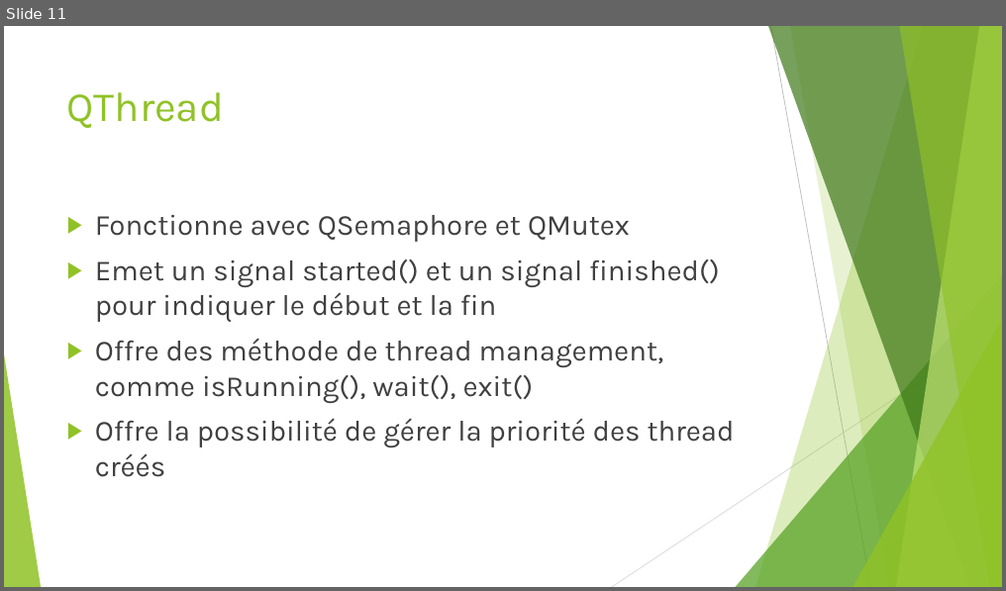
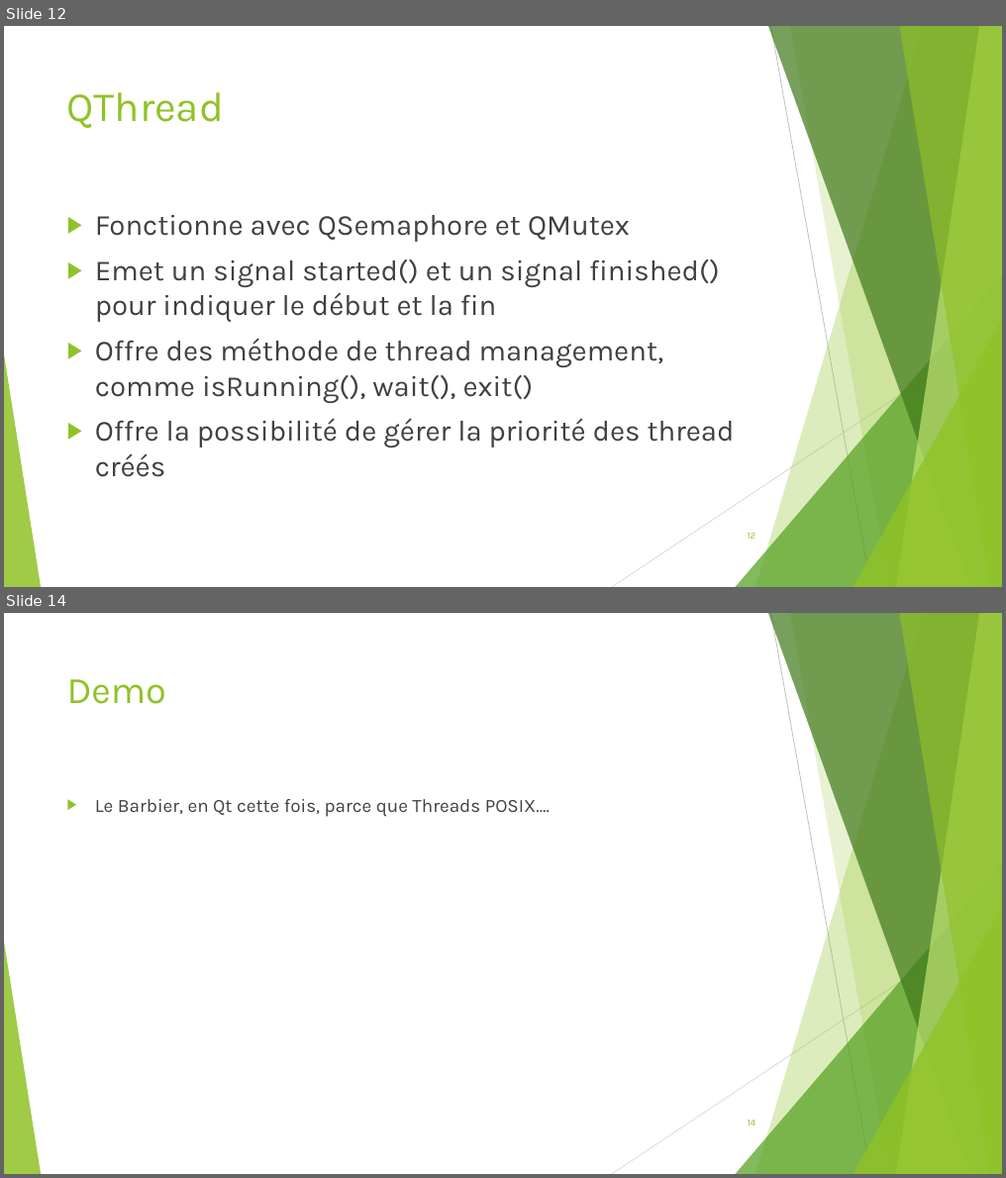
Before and after one commit to Drakesinger/QtConcurrent-Barber, a slide deck: presentation/QThread & QtConcurrent.pptx. Shown one above the other, each under a label of ours: slide 11 before the commit, slides 12 and 14 after it; the slides between them are not shown. The pictures are 1006x591 and 1006x1178 pixels, drawn with LibreOffice and Linux fonts; fonts in the diff are those of the drawing. Boxes give left, top, right and bottom in pixels: in the first picture for what was removed or moved away, otherwise in the second. Text is boxed around its words. In the diff, an @@ line names an element or a change of style, - is before the commit and + after.

```diff
--- a/presentation/QThread & QtConcurrent.pptx
+++ b/presentation/QThread & QtConcurrent.pptx
@@ slide 14 added at [4, 613, 1002, 1174], background #FFFFFF; not listed: 10 template elements that a slide beside it also shows @@
@@ title added at [67, 679, 166, 704], 36 pt, text #90C226 @@
+Demo
@@ text added at [95, 799, 549, 817], 18 pt, text #404040 @@
+▶ Le Barbier, en Qt cette fois, parce que Threads POSIX….
@@ page number added at [747, 1120, 755, 1126], 9 pt, text #90C226 @@
+14
@@ what was slide 11 is now slide 12 @@
@@ slide 12 changed as well @@
@@ page number added at [747, 533, 756, 539], 9 pt, text #90C226 @@
+12
```
Also in this commit, not shown: 7 other slides changed, 5 other slides added, 2 slides removed, 1 other file.
